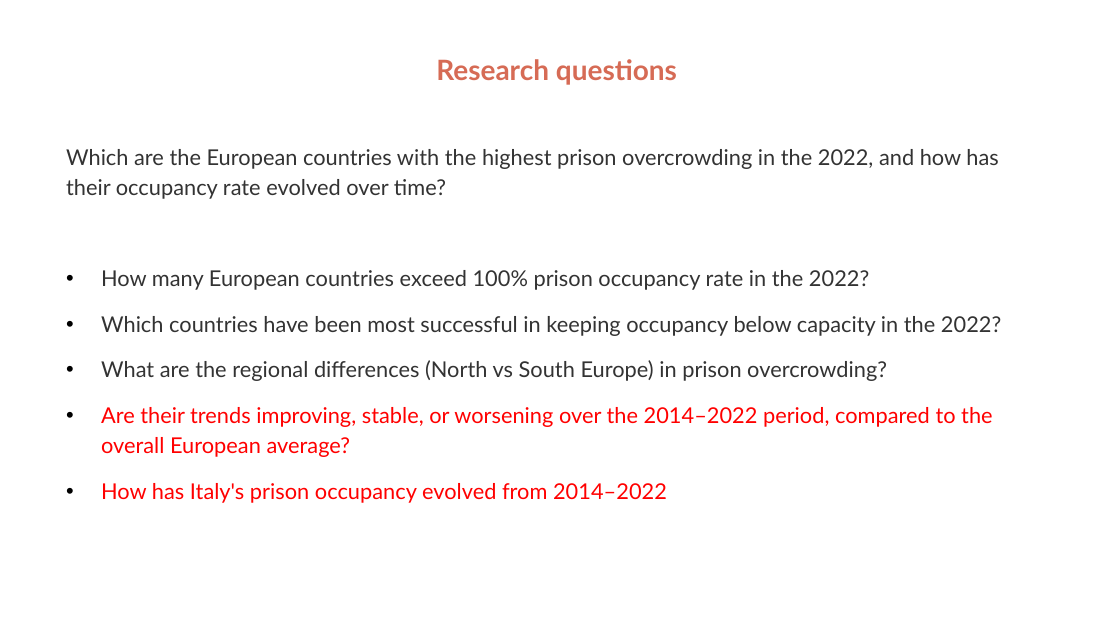
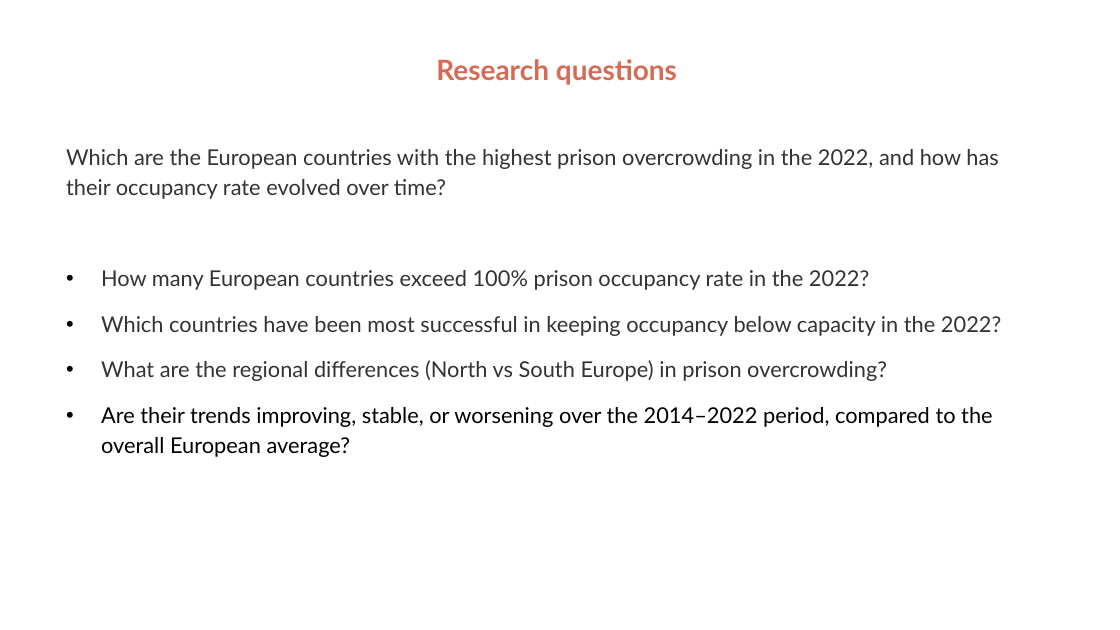
Before and after one commit to gevola-dev/FDS02Q001, a slide deck: slide 2 of data_viz/prison_data_project/26_01_03_prisons_statistics.pptx. Drawn at 1120x630 pixels with LibreOffice and Linux fonts; fonts in the diff are those of the drawing. Boxes give left, top, right and bottom in pixels: in the first picture for what was removed or moved away, otherwise in the second. Text is boxed around its words. In the diff, an @@ line names an element or a change of style, - is before the commit and + after.

```diff
--- a/data_viz/prison_data_project/26_01_03_prisons_statistics.pptx
+++ b/data_viz/prison_data_project/26_01_03_prisons_statistics.pptx
@@ text at [101,407,992,457]: text colour #FF0000 to #000000 in "Are their trends improving, stable, or worsening ..." @@
@@ text at [101,483,667,503]: paragraph removed @@
-                • How has Italy's prison occupancy evolved from 2014–2022
```
Also in this commit, not shown: 5 other slides changed, 6 slides added, 7 slides removed, 4 other files.
